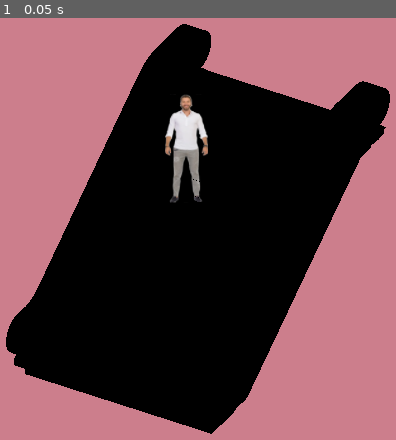
Above: before the commit, frame 1.
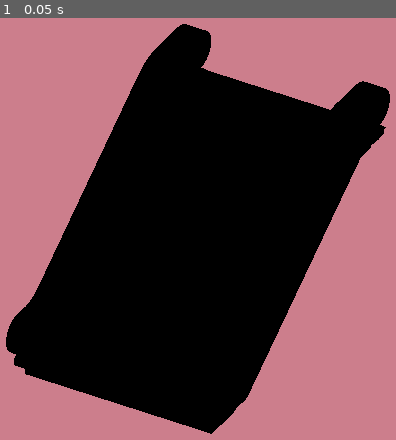
Above: after the commit, the same moment.

Repository: 0scarno/GUTDE
Game: Godot game, scene res://scenes/main.tscn
Same seed, same stepped clock (60 frames per second), same inputs: the game is played once before the commit and once after it. Before the commit the project has no main scene; this scene is started directly in both runs.
Inputs:
- Up to frame 1 (0.05 s): no input

The runs differ from the first frame. In frame 1, 1.5% of the frame differs, in the area x 41-53%, y 18-44%.

Commit message:
noodlin' with movement
ALSO I can't import images for some reason !!!!??????

Diff:
--- /dev/null
+++ b/Movement.gd
@@ -0,0 +1,40 @@
+extends RigidBody3D
+
+var normal_speed = 10.0
+var lurch_distance = 5.0
+var original_position = Vector3()
+var is_shaking = false
+var shake_timer = 0.0
+var shake_duration = 0.5  # Duration of the shake in seconds
+var shake_intensity = 0.1  # How much the object shakes
+
+func _ready():
+	original_position = global_transform.origin
+
+func _process(delta):
+	if is_shaking:
+		shake(delta)
+	elif Input.is_action_just_pressed("move_forward"):
+		lurch_forward()
+
+func lurch_forward():
+	var move_vector = Vector3(0, 0, -lurch_distance)  # Assuming negative Z is forward
+	var collision = move_and_collide(move_vector * normal_speed)
+	if collision:
+		start_shaking()
+
+func start_shaking():
+	is_shaking = true
+	shake_timer = shake_duration
+	# Optionally reset the position to the original point after collision
+	# global_transform.origin = original_position
+
+func shake(delta):
+	shake_timer -= delta
+	if shake_timer <= 0:
+		is_shaking = false
+		global_transform.origin = original_position  # Reset position after shaking
+	else:
+		# Apply a small random movement to simulate shaking
+		var shake_vector = Vector3(randf() * 2.0 - 1.0, randf() * 2.0 - 1.0, randf() * 2.0 - 1.0) * shake_intensity
+		global_transform.origin += shake_vector
--- a/project.godot
+++ b/project.godot
@@ -11,8 +11,17 @@
 [application]
 
 config/name="GUTDE"
-config/features=PackedStringArray("4.1", "GL Compatibility")
+run/main_scene="res://test.tscn"
+config/features=PackedStringArray("4.0", "GL Compatibility")
 config/icon="res://icon.svg"
+
+[input]
+
+move_forward={
+"deadzone": 0.5,
+"events": [Object(InputEventKey,"resource_local_to_scene":false,"resource_name":"","device":0,"window_id":0,"alt_pressed":false,"shift_pressed":false,"ctrl_pressed":false,"meta_pressed":false,"pressed":false,"keycode":0,"physical_keycode":32,"key_label":0,"unicode":0,"echo":false,"script":null)
+]
+}
 
 [rendering]
 
--- a/scenes/main.tscn
+++ b/scenes/main.tscn
@@ -1,7 +1,6 @@
-[gd_scene load_steps=5 format=3 uid="uid://bw04jrd4m3jd6"]
+[gd_scene load_steps=4 format=3 uid="uid://bw04jrd4m3jd6"]
 
 [ext_resource type="PackedScene" uid="uid://c7txliranl34r" path="res://scenes/escalator.tscn" id="1_70240"]
-[ext_resource type="PackedScene" uid="uid://dsvf44gjwkux8" path="res://scenes/obstacle.tscn" id="2_7mv24"]
 
 [sub_resource type="CameraAttributesPractical" id="CameraAttributesPractical_sy0w3"]
 
@@ -24,8 +23,5 @@
 [node name="escalator" parent="." instance=ExtResource("1_70240")]
 transform = Transform3D(-0.500711, 0, -0.865615, 0, 1, 0, 0.865615, 0, -0.500711, 17.2519, -0.666898, 0.023138)
 
-[node name="obstacle" parent="escalator" instance=ExtResource("2_7mv24")]
-transform = Transform3D(-11.3113, 0, 14.6457, 0, 17.1241, 0, -9.09852, 0, -7.02707, -3.84473, 45.9596, 16.1002)
-
 [node name="BackgroundColour" type="WorldEnvironment" parent="."]
 environment = SubResource("Environment_o4uin")
--- /dev/null
+++ b/test.gdshader
@@ -0,0 +1,21 @@
+shader_type spatial;
+
+void fragment() {
+    // Grid color and background color
+    vec4 gridColor = vec4(0.0, 0.0, 0.0, 1.0); // Black grid lines
+    vec4 bgColor = vec4(1.0, 1.0, 1.0, 1.0); // White background
+
+    // Grid size
+    float gridSize = 0.1; // Distance between grid lines
+
+    // Calculate the grid pattern
+    vec2 gridPattern = mod(UV / gridSize, 1.0);
+    float lineThickness = 0.02; // Thickness of the grid lines
+
+    // Determine if the current fragment is a grid line or background
+    if (gridPattern.x < lineThickness || gridPattern.y < lineThickness) {
+        ALBEDO = gridColor.rgb;
+    } else {
+        ALBEDO = bgColor.rgb;
+    }
+}
--- /dev/null
+++ b/test.tscn
@@ -0,0 +1,54 @@
+[gd_scene load_steps=8 format=3 uid="uid://bixps8s8il0fa"]
+
+[ext_resource type="Script" path="res://Movement.gd" id="1_i6uvf"]
+[ext_resource type="Material" uid="uid://622mxp7ymifj" path="res://textures/new_shader_material.tres" id="2_hmdu2"]
+
+[sub_resource type="CapsuleShape3D" id="CapsuleShape3D_lpjwx"]
+
+[sub_resource type="BoxShape3D" id="BoxShape3D_hyahy"]
+
+[sub_resource type="BoxMesh" id="BoxMesh_fd872"]
+
+[sub_resource type="BoxShape3D" id="BoxShape3D_y78by"]
+size = Vector3(2, 2, 2)
+
+[sub_resource type="PlaneMesh" id="PlaneMesh_mvhlh"]
+
+[node name="Node3D" type="Node3D"]
+
+[node name="Node3D" type="Node3D" parent="."]
+
+[node name="RigidBody3D" type="RigidBody3D" parent="."]
+transform = Transform3D(1, 0, 0, 0, 1, 0, 0, 0, 1, 0, 1.03823, 0)
+script = ExtResource("1_i6uvf")
+
+[node name="CollisionShape3D" type="CollisionShape3D" parent="RigidBody3D"]
+shape = SubResource("CapsuleShape3D_lpjwx")
+
+[node name="Camera3D" type="Camera3D" parent="RigidBody3D"]
+current = true
+
+[node name="StaticBody3D" type="StaticBody3D" parent="."]
+transform = Transform3D(1, 0, 0, 0, 1, 0, 0, 0, 1, 0, 0, -8.59708)
+
+[node name="CollisionShape3D" type="CollisionShape3D" parent="StaticBody3D"]
+shape = SubResource("BoxShape3D_hyahy")
+
+[node name="MeshInstance3D" type="MeshInstance3D" parent="StaticBody3D"]
+mesh = SubResource("BoxMesh_fd872")
+
+[node name="StaticBody3D2" type="StaticBody3D" parent="."]
+transform = Transform3D(1, 0, 0, 0, 1, 0, 0, 0, 1, 0, -1.77757, 0)
+
+[node name="CollisionShape3D" type="CollisionShape3D" parent="StaticBody3D2"]
+transform = Transform3D(25, 0, 0, 0, 1, 0, 0, 0, 25, 0, 0, 0)
+shape = SubResource("BoxShape3D_y78by")
+
+[node name="MeshInstance3D" type="MeshInstance3D" parent="StaticBody3D2/CollisionShape3D"]
+transform = Transform3D(1, 0, 0, 0, 1, 0, 0, 0, 1, 0, 1.00133, 0)
+material_overlay = ExtResource("2_hmdu2")
+mesh = SubResource("PlaneMesh_mvhlh")
+skeleton = NodePath("../..")
+
+[node name="DirectionalLight2D" type="DirectionalLight2D" parent="StaticBody3D2"]
+height = 1.0
--- /dev/null
+++ b/textures/new_shader_material.gdshader
@@ -0,0 +1,21 @@
+shader_type spatial;
+
+void fragment() {
+    // Grid color and background color
+    vec4 gridColor = vec4(0.0, 0.0, 0.0, 1.0); // Black grid lines
+    vec4 bgColor = vec4(1.0, 1.0, 1.0, 1.0); // White background
+
+    // Grid size
+    float gridSize = 0.1; // Distance between grid lines
+
+    // Calculate the grid pattern
+    vec2 gridPattern = mod(UV / gridSize, 1.0);
+    float lineThickness = 0.02; // Thickness of the grid lines
+
+    // Determine if the current fragment is a grid line or background
+    if (gridPattern.x < lineThickness || gridPattern.y < lineThickness) {
+        ALBEDO = gridColor.rgb;
+    } else {
+        ALBEDO = bgColor.rgb;
+    }
+}
--- /dev/null
+++ b/textures/new_shader_material.tres
@@ -0,0 +1,7 @@
+[gd_resource type="ShaderMaterial" load_steps=2 format=3 uid="uid://622mxp7ymifj"]
+
+[ext_resource type="Shader" path="res://textures/new_shader_material.gdshader" id="1_akrwb"]
+
+[resource]
+render_priority = 0
+shader = ExtResource("1_akrwb")
Not shown, changed: textures/621b40c99663c9355faa1bc00bac4528--male-standing-pose-male-pose.png.import
Not shown, changed: textures/handsome-man-standing-relaxed-front-view-handsome-elegant-man-moccasins-gray-trousers-white-shirt-standing-relaxed-front-173443511.png.import
Not shown, changed: .DS_Store
